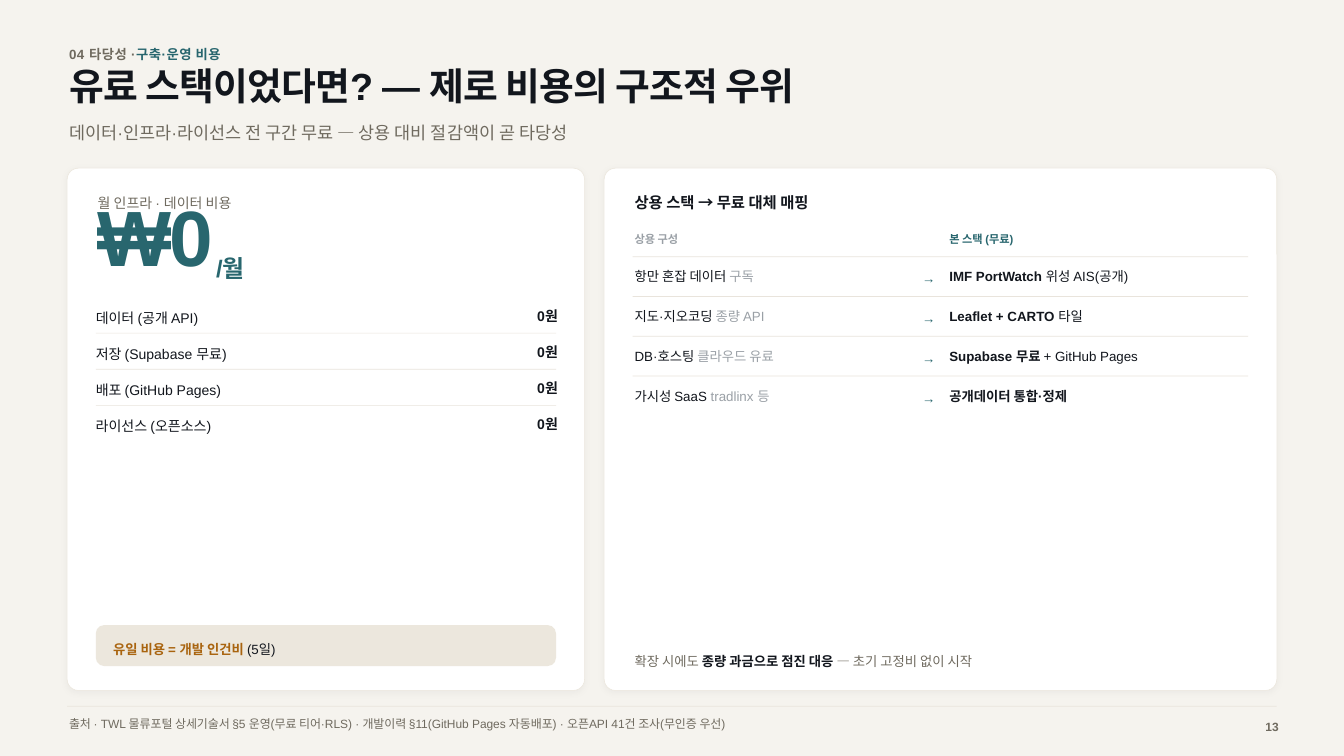
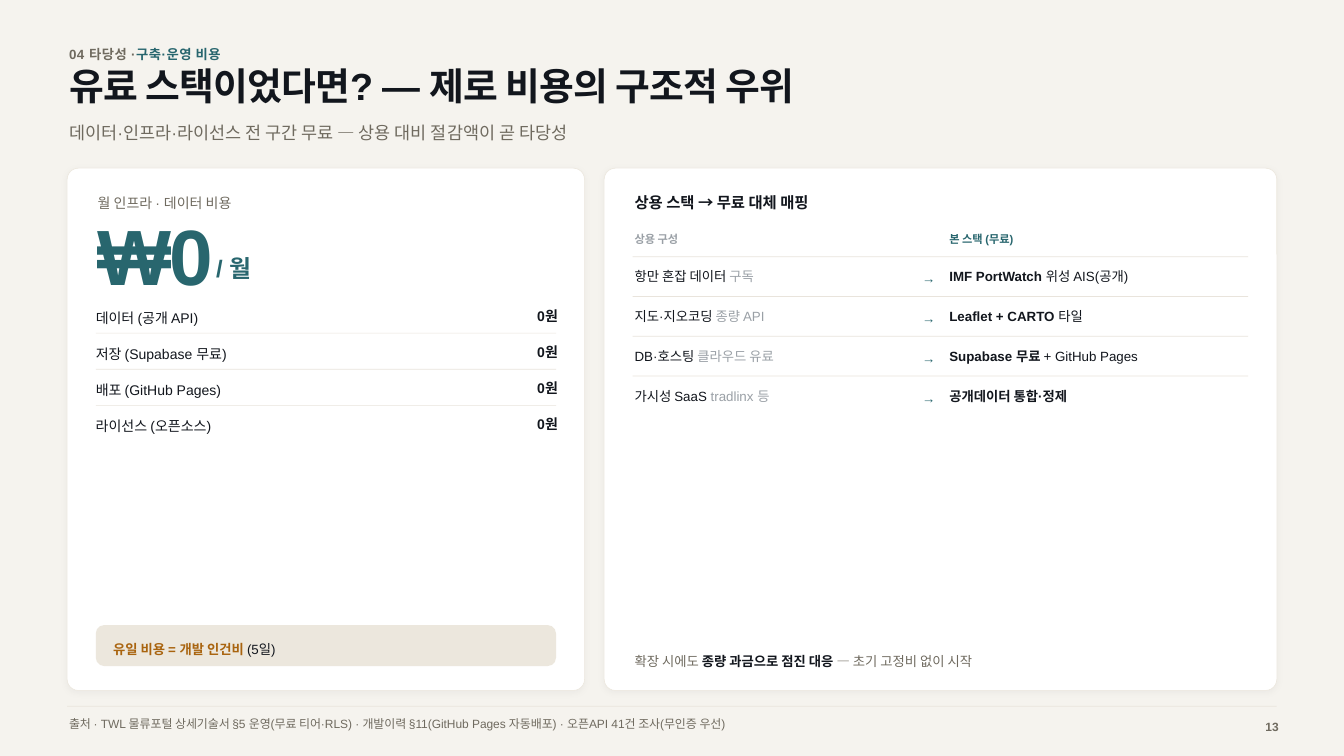
Before and after one commit to sitditrd/AI_SCM, a slide deck: slide 16 of PRJ_2026/발표자료/AI기반 글로벌 공급망 컨트롤타워_GlobalFont.pptx. Drawn at 1344x756 pixels with LibreOffice and Linux fonts; fonts in the diff are those of the drawing. Boxes give left, top, right and bottom in pixels: in the first picture for what was removed or moved away, otherwise in the second. Text is boxed around its words. In the diff, an @@ line names an element or a change of style, - is before the commit and + after.

```diff
--- a/PRJ_2026/발표자료/AI기반 글로벌 공급망 컨트롤타워_GlobalFont.pptx
+++ b/PRJ_2026/발표자료/AI기반 글로벌 공급망 컨트롤타워_GlobalFont.pptx
@@ text "₩0" rewrapped from [98, 203, 213, 267] to [98, 230, 213, 286] @@
@@ text at [229, 257, 251, 279]: spaces changed @@
-/월
+/ 월
```
Also in this commit, not shown: 11 other slides changed.
